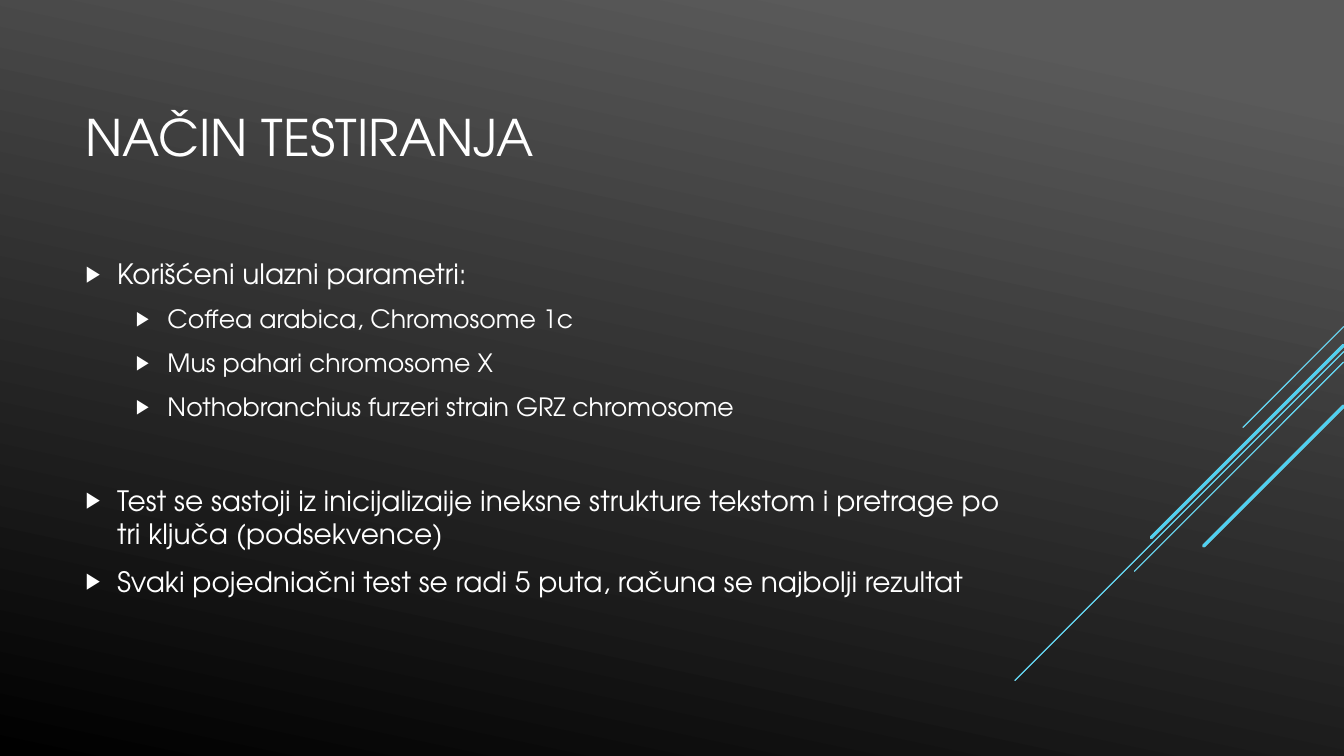
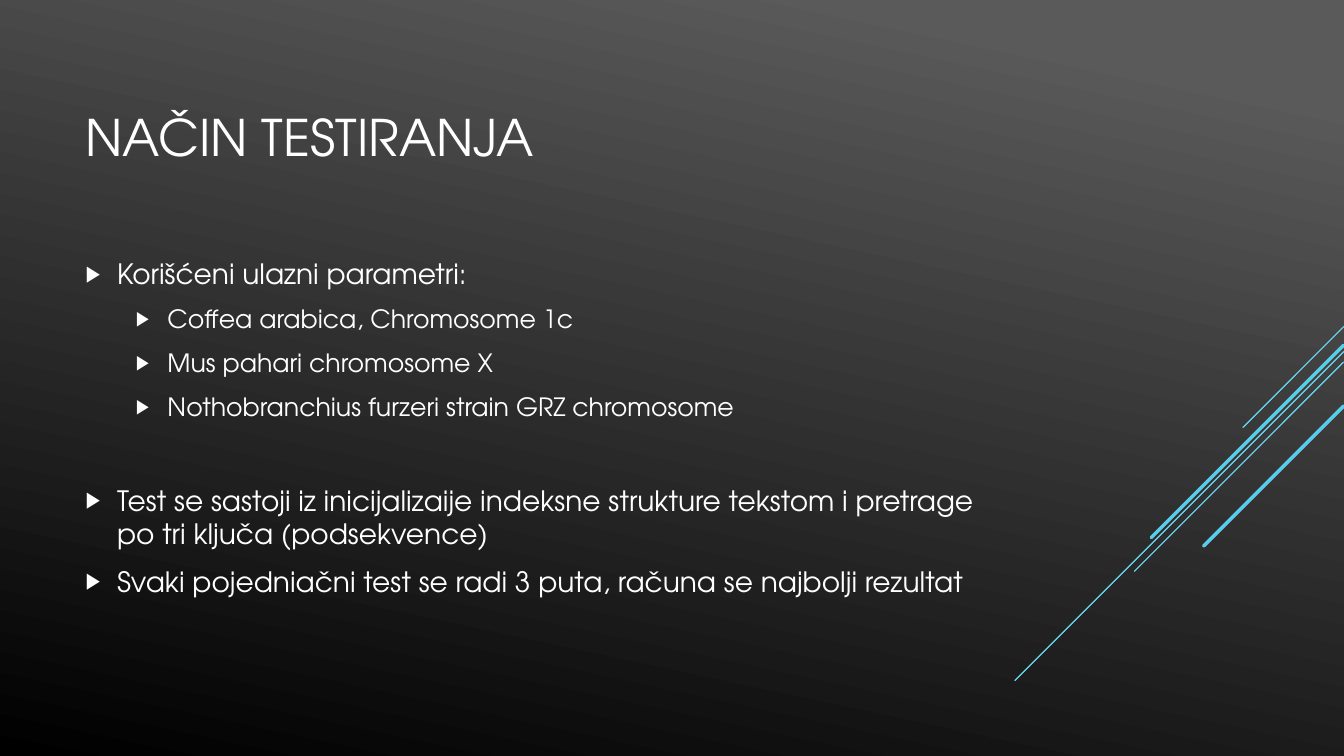
Before and after one commit to napoznata/GI_2019, a slide deck: slide 8 of Presentation/gi_presentation.pptx (slide 7 before the commit). Drawn at 1344x756 pixels with LibreOffice and Linux fonts; fonts in the diff are those of the drawing. Boxes give left, top, right and bottom in pixels: in the first picture for what was removed or moved away, otherwise in the second. Text is boxed around its words. In the diff, an @@ line names an element or a change of style, - is before the commit and + after.

Commit message:
minor changes

```diff
--- a/Presentation/gi_presentation.pptx
+++ b/Presentation/gi_presentation.pptx
@@ text at <box>117,490,974,598</box>: text changed @@
-▶ Test se sastoji iz inicijalizaije ineksne strukture tekstom i pretrage po tri ključa (podsekvence)
-▶ Svaki pojedniačni test se radi 5 puta, računa se najbolji rezultat
+▶ Test se sastoji iz inicijalizaije indeksne strukture tekstom i pretrage po tri ključa (podsekvence)
+▶ Svaki pojedniačni test se radi 3 puta, računa se najbolji rezultat
```
Also in this commit, not shown: 2 other slides changed.
